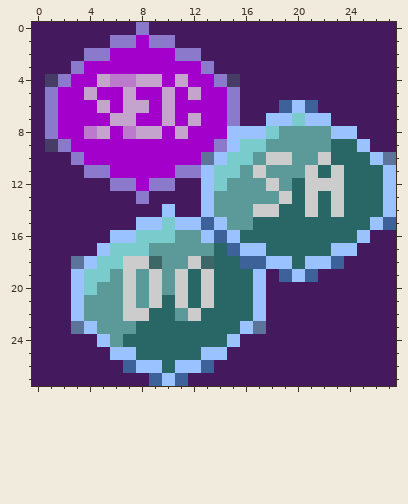
Edited in one commit: pixel-art sprite (blog/aws/thumb.png). The picture above is the old version.
The file is 28x28 pixels.
New version:
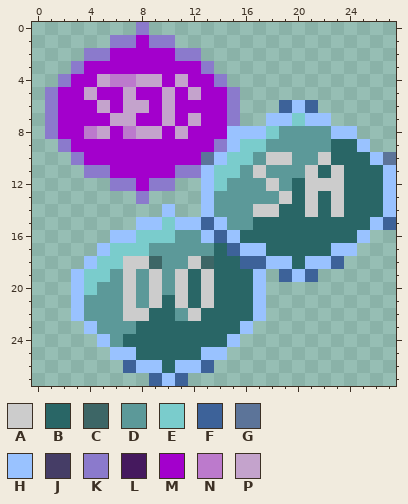
Palette (. is transparent): A #cccccc  B #296666  C #3d6666  D #5c9999  E #7acccc  F #3d6299  G #5c7499  H #99c2ff  J #453d66  K #8b7acc  L #45195e  M #a300cc  N #bc7acc  P #c4a3cc
The edit:
y 0: x 0..7 LLLLLLLL -> ........; x 9..27 LLLLLLLLLLLLLLLLLLL -> ...................
y 1: x 0..5 LLLLLL -> ......; x 11..27 LLLLLLLLLLLLLLLLL -> .................
y 2: x 0..3 LLLL -> ....; x 13..27 LLLLLLLLLLLLLLL -> ...............
y 3: x 0..2 LLL -> ...; x 14..27 LLLLLLLLLLLLLL -> ..............
y 4: x 0..1 LJ -> ..; x 15..27 JLLLLLLLLLLLL -> .............
y 5: x 0 L -> .; x 16..27 LLLLLLLLLLLL -> ............
y 6: x 0 L -> .; x 16..18 LLL -> ...; x 22..27 LLLLLL -> ......
y 7: x 0 L -> .; x 16..17 LL -> ..; x 23..27 LLLLL -> .....
y 8: x 0 L -> .; x 25..27 LLL -> ...
y 9: x 0..1 LJ -> ..; x 26..27 LL -> ..
y 10: x 0..2 LLL -> ...
y 11: x 0..3 LLLL -> ....
y 12: x 0..5 LLLLLL -> ......; x 11..12 LL -> ..
y 13: x 0..7 LLLLLLLL -> ........; x 9..12 LLLL -> ....
y 14: x 0..9 LLLLLLLLLL -> ..........; x 11..12 LL -> ..
y 15: x 0..7 LLLLLLLL -> ........
y 16: x 0..5 LLLLLL -> ......; x 26..27 LL -> ..
y 17: x 0..4 LLLLL -> .....; x 25..27 LLL -> ...
y 18: x 0..3 LLLG -> ....; x 24..27 LLLL -> ....
y 19: x 0..2 LLL -> ...; x 18 L -> .; x 22..27 LLLLLL -> ......
y 20..22: x 0..2 LLL -> ...; x 18..27 LLLLLLLLLL -> ..........
y 23: x 0..3 LLLG -> ....; x 17..27 GLLLLLLLLLL -> ...........
y 24: x 0..4 LLLLL -> .....; x 16..27 LLLLLLLLLLLL -> ............
y 25: x 0..5 LLLLLL -> ......; x 15..27 LLLLLLLLLLLLL -> .............
y 26: x 0..6 LLLLLLL -> .......; x 14..27 LLLLLLLLLLLLLL -> ..............
y 27: x 0..8 LLLLLLLLL -> .........; x 12..27 LLLLLLLLLLLLLLLL -> ................
Boxes around the changes in both pictures, in picture pixels (x1, y1, x2, y2):
erased: (32, 22, 396, 386)
